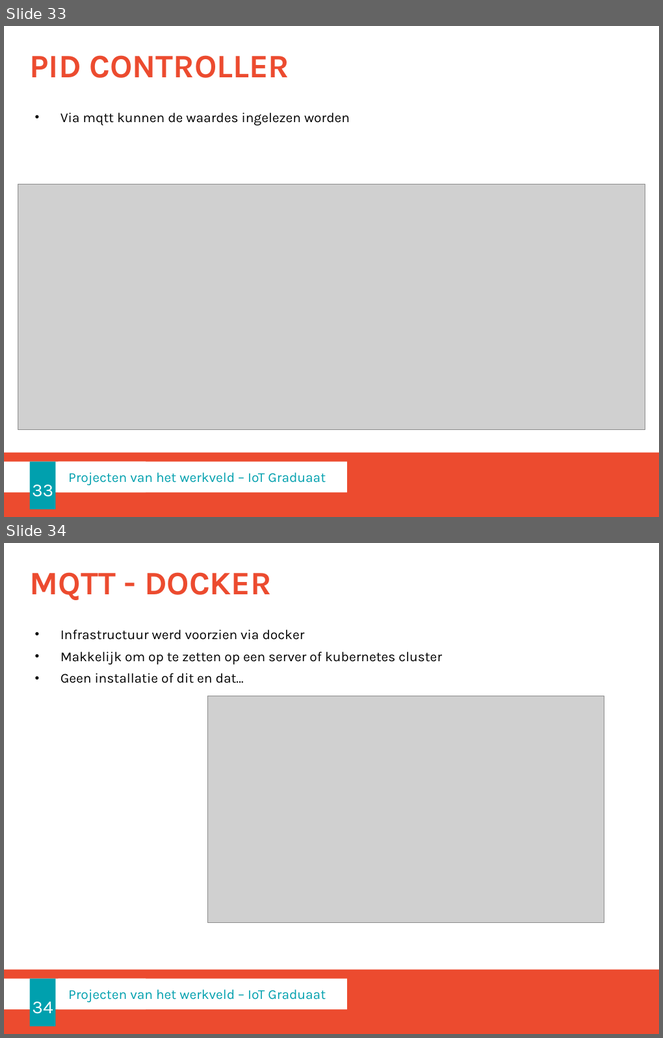
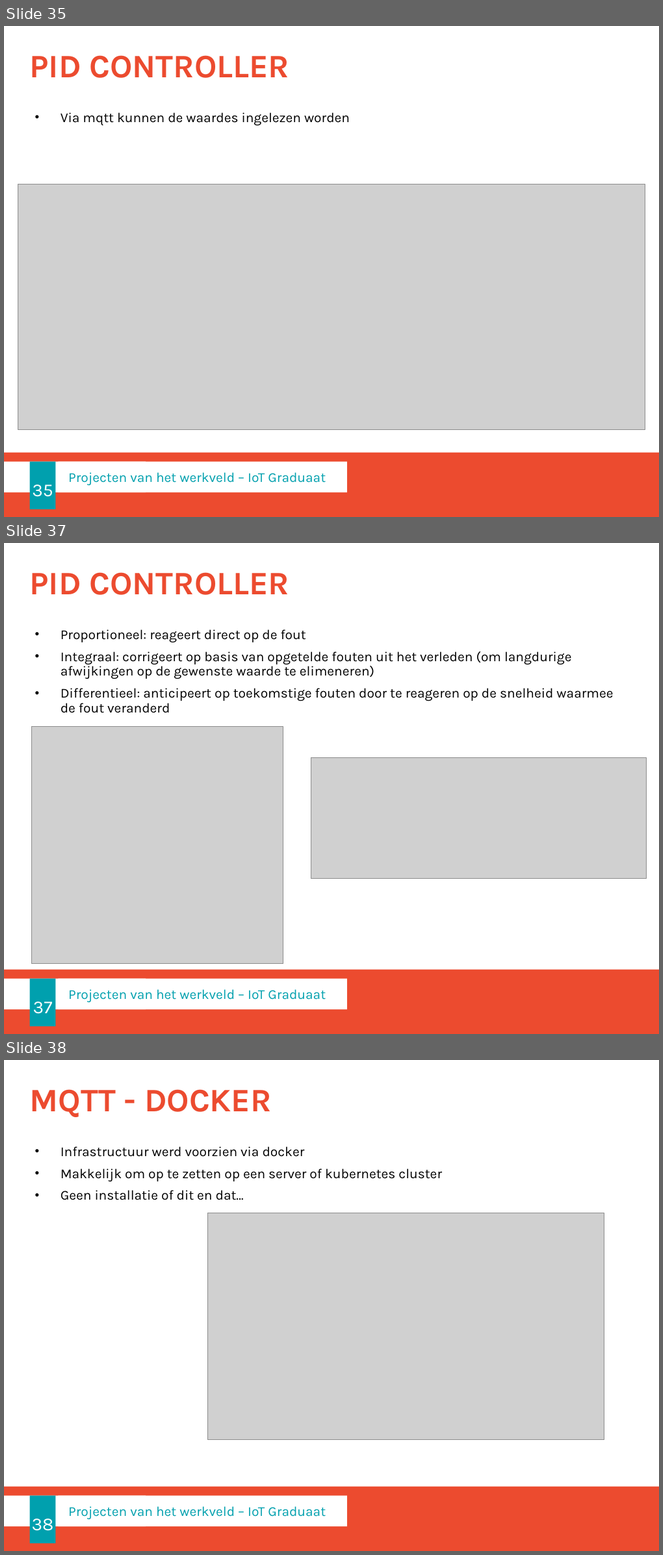
Before and after one commit to lllaurensss/project_werkveld2, a slide deck: doc/Projecten voor het werkveld 2.pptx. Shown one above the other, each under a label of ours: slides 33 and 34 before the commit, slides 35, 37 and 38 after it; the slides between them are not shown. The pictures are 663x1038 and 663x1555 pixels, drawn with LibreOffice and Linux fonts; fonts in the diff are those of the drawing; grey boxes stand for pictures; background and template pictures are left out. Boxes give left, top, right and bottom in pixels: in the first picture for what was removed or moved away, otherwise in the second. Text is boxed around its words. In the diff, an @@ line names an element or a change of style, - is before the commit and + after.

Commit message:
bug verkeerde waarde doorgegeven finalisatie powerpoint

```diff
--- a/doc/Projecten voor het werkveld 2.pptx
+++ b/doc/Projecten voor het werkveld 2.pptx
@@ slide 37 added at box(4, 543, 659, 1034), background #FFFFFF; not listed: 2 template elements that a slide beside it also shows @@
@@ title added at box(30, 572, 290, 595), 36 pt, text #EC4B2F, bold @@
+PID CONTROLLER
@@ text added at box(61, 629, 613, 713), 15 pt, text #000000 @@
+• Proportioneel: reageert direct op de fout
+• Integraal: corrigeert op basis van opgetelde fouten uit het verleden (om langdurige afwijkingen op de gewenste waarde te elimeneren)
+• Differentieel: anticipeert op toekomstige fouten door te reageren op de snelheid waarmee de fout veranderd
@@ picture added at box(31, 727, 283, 964) @@
@@ picture added at box(311, 758, 647, 879) @@
@@ page number added at box(29, 979, 55, 1027), fill #00A0AE, 20 pt, text #FFFFFF @@
+37
@@ rectangle added at box(59, 979, 347, 1010), fill #FFFFFF, 15 pt, text #00A0AE @@
+Projecten van het werkveld – IoT Graduaat
@@ what was slide 33 is now slide 35 @@
@@ page number at box(32, 485, 53, 497): text changed @@
-33
+35
@@ what was slide 34 is now slide 38 @@
@@ page number at box(32, 1519, 54, 1531): text changed @@
-34
+38
```
Also in this commit, not shown: 1 slide changed, 4 other slides added, 1 other file.
